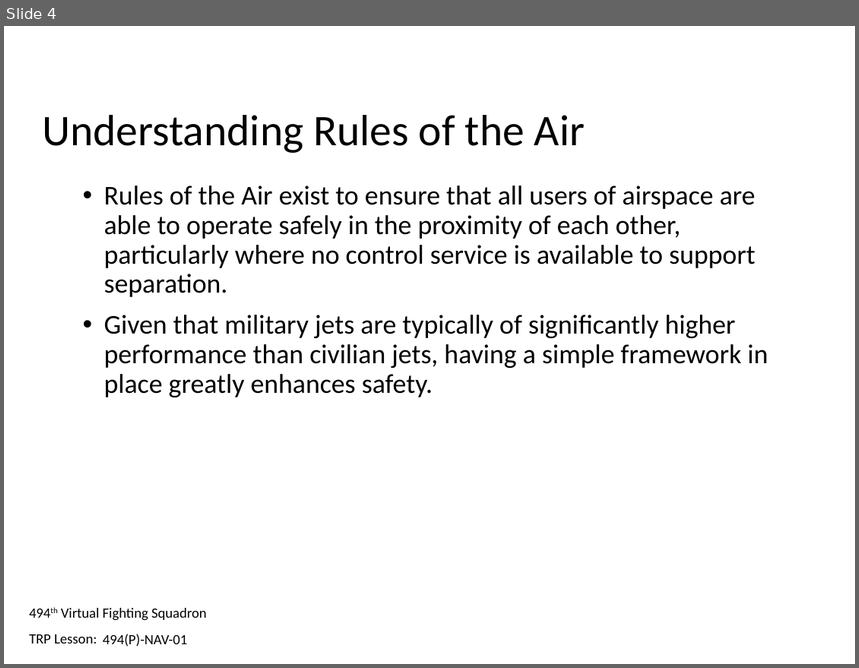
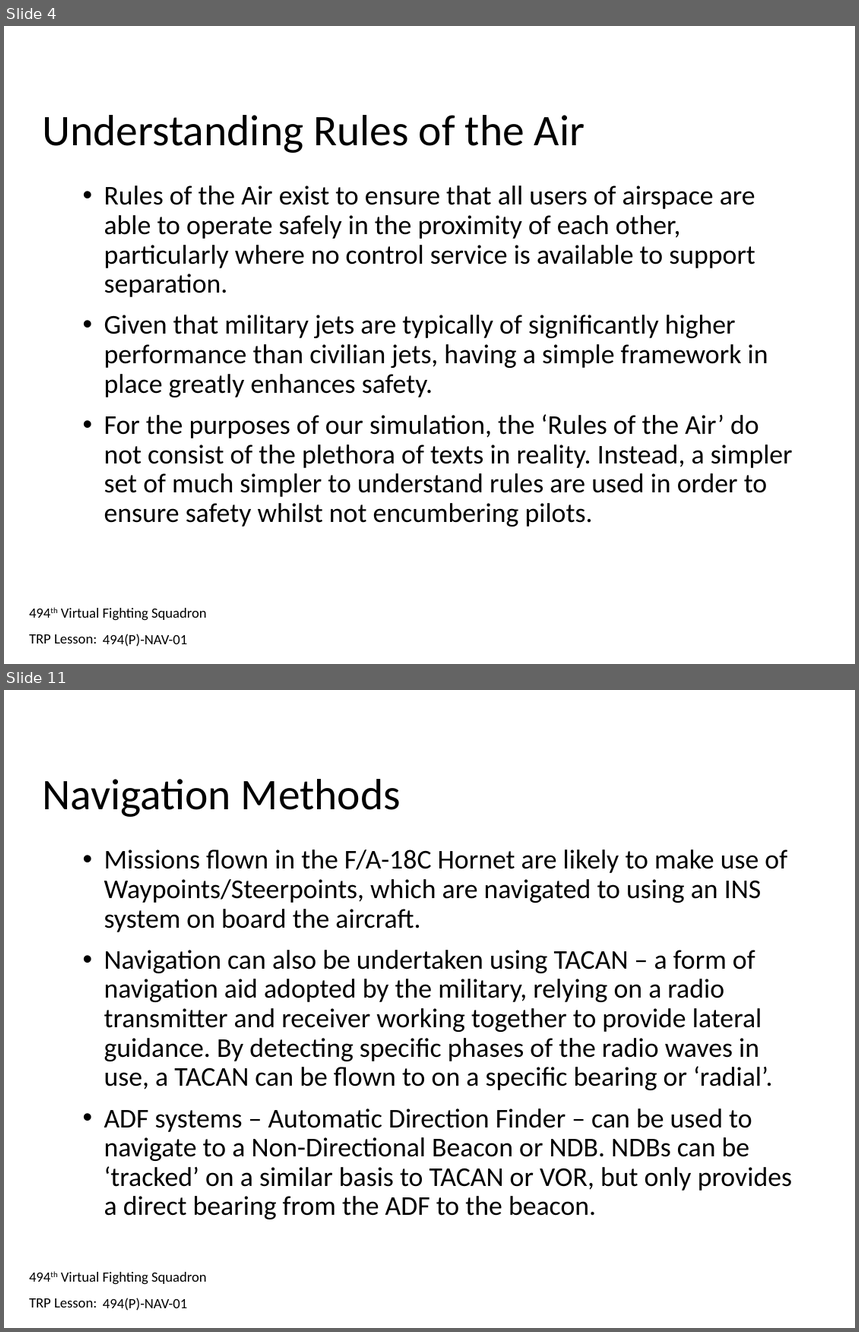
Before and after one commit to 132nd-vWing/132-TRP-494, a slide deck: TRP/NAV/NAV-01/494(P)-NAV-01 - Trainee Presentation.pptx. Shown one above the other, each under a label of ours: slide 4 before the commit, slides 4 and 11 after it; the slides between them are not shown. The pictures are 859x668 and 859x1332 pixels, drawn with LibreOffice and Linux fonts; fonts in the diff are those of the drawing; background and template pictures are left out. Boxes give left, top, right and bottom in pixels: in the first picture for what was removed or moved away, otherwise in the second. Text is boxed around its words. In the diff, an @@ line names an element or a change of style, - is before the commit and + after.

```diff
--- a/TRP/NAV/NAV-01/494(P)-NAV-01 - Trainee Presentation.pptx
+++ b/TRP/NAV/NAV-01/494(P)-NAV-01 - Trainee Presentation.pptx
@@ slide 11 added at (4, 690, 855, 1328), background #FFFFFF; not listed: 2 template elements that a slide beside it also shows @@
@@ title added at (43, 779, 401, 817), 37 pt, text #000000 @@
+Navigation Methods
@@ text added at (104, 850, 792, 1220), 23 pt, text #000000 @@
+• Missions flown in the F/A-18C Hornet are likely to make use of Waypoints/Steerpoints, which are navigated to using an INS system on board the aircraft.
+• Navigation can also be undertaken using TACAN – a form of navigation aid adopted by the military, relying on a radio transmitter and receiver working together to provide lateral guidance. By detecting specific phases of the radio waves in use, a TACAN can be flown to on a specific bearing or ‘radial’.
+• ADF systems – Automatic Direction Finder – can be used to navigate to a Non-Directional Beacon or NDB. NDBs can be ‘tracked’ on a similar basis to TACAN or VOR, but only provides a direct bearing from the ADF to the beacon.
@@ text added at (103, 1298, 187, 1311), 12 pt, text #000000 @@
+494(P)-NAV-01
@@ slide 4 changed as well @@
@@ text at (104, 414, 793, 527): paragraph added @@
+• For the purposes of our simulation, the ‘Rules of the Air’ do not consist of the plethora of texts in reality. Instead, a simpler set of much simpler to understand rules are used in order to ensure safety whilst not encumbering pilots.
```
Also in this commit, not shown: 3 other slides changed, 17 other slides added, 3 other files.
